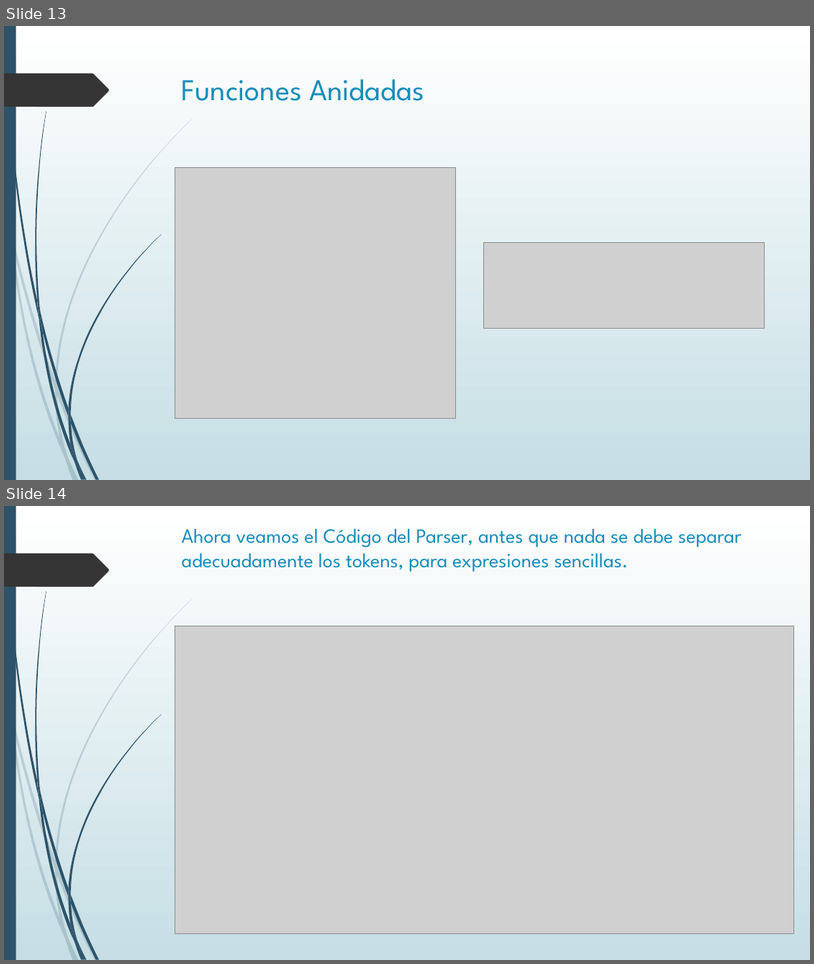
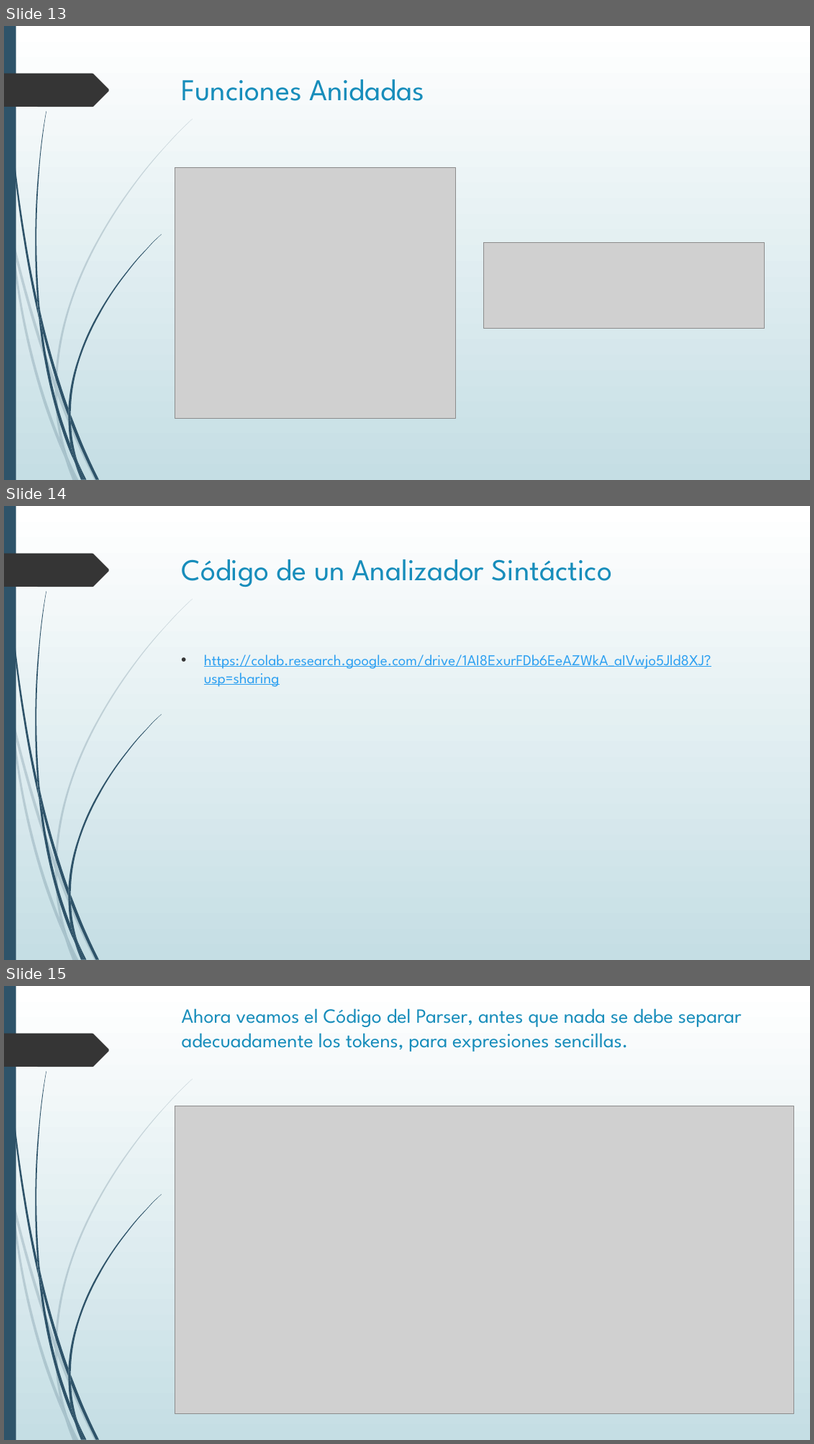
Before and after one commit to fernanvilla/UNALTECOCO-2022-01, a slide deck: 2022.05.18 Tecoco_Topico_06_Analizador Sintáctico.pptx. Shown one above the other, each under a label of ours: slides 13 and 14 before the commit, slides 13, 14 and 15 after it. The pictures are 814x964 and 814x1444 pixels, drawn with LibreOffice and Linux fonts; fonts in the diff are those of the drawing; grey boxes stand for pictures. Boxes give left, top, right and bottom in pixels: in the first picture for what was removed or moved away, otherwise in the second. Text is boxed around its words. In the diff, an @@ line names an element or a change of style, - is before the commit and + after.

```diff
--- a/2022.05.18 Tecoco_Topico_06_Analizador Sintáctico.pptx
+++ b/2022.05.18 Tecoco_Topico_06_Analizador Sintáctico.pptx
@@ slide 14 added at (x1=4, y1=506, x2=810, y2=960), background gradient #FFFFFF to #C5DEE5; not listed: 24 template elements that a slide beside it also shows @@
@@ title added at (x1=182, y1=559, x2=612, y2=587), 36 pt, text #178DBB @@
+Código de un Analizador Sintáctico
@@ text added at (x1=204, y1=654, x2=712, y2=687), 18 pt, text #2DA0F1, underline @@
+• https://colab.research.google.com/drive/1AI8ExurFDb6EeAZWkA_aIVwjo5Jld8XJ?usp=sharing
@@ what was slide 14 is now slide 15 @@
```
Also in this commit, not shown: 1 slide changed, 1 other file.
